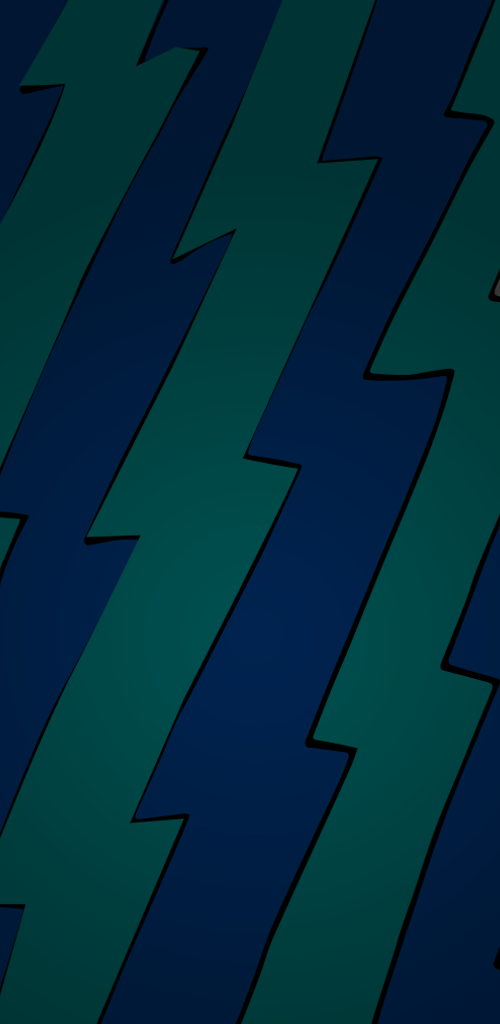
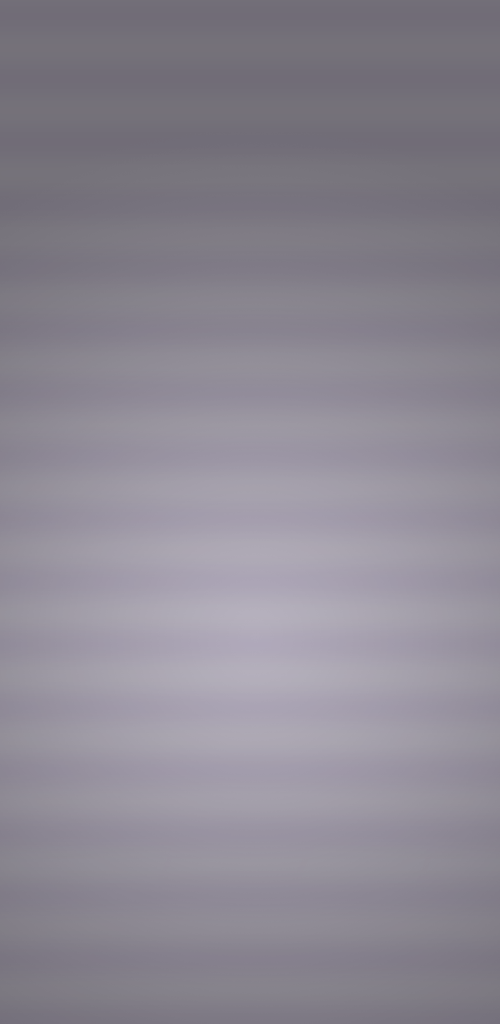
Layer changes from the first 500px x 1024px image to the second:
removed layer "Layer 3" (was 60%) over [0, 0, 500, 1024]
removed layer "Vector Smart Object3" over [0, 0, 500, 1024]
removed layer "Layer 2" over [0, 0, 500, 1024]
painted on "Vector Smart Object" over [0, 0, 500, 1024]
